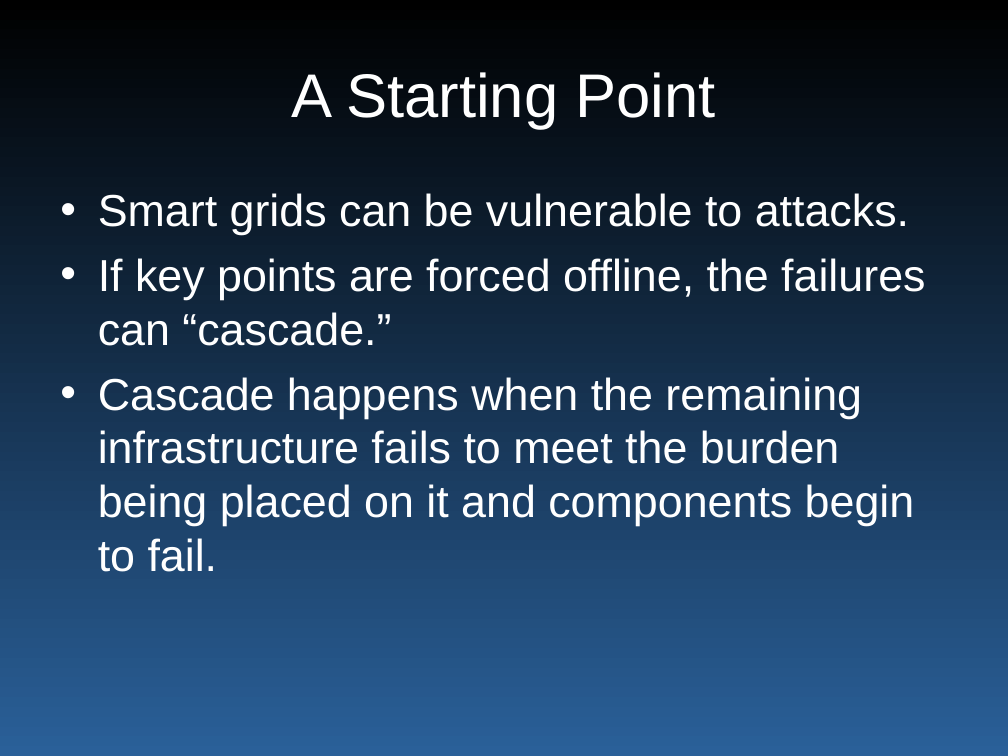
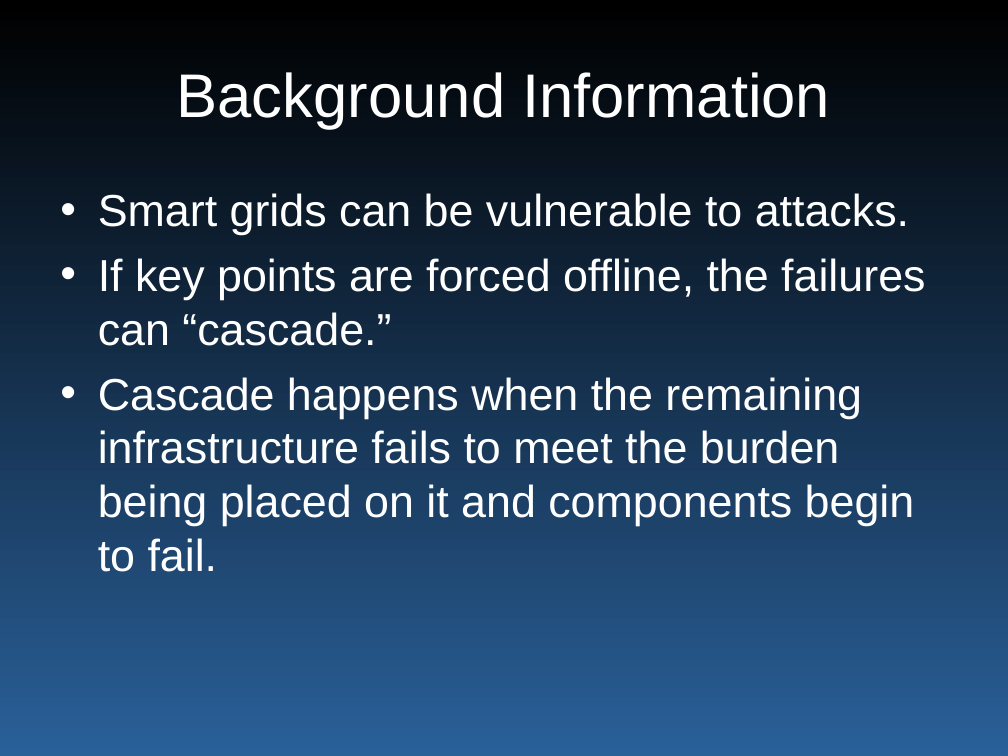
Before and after one commit to wyatt8740/CS460_Capstone, a slide deck: slide 9 of smartgrid_465.pptx. Drawn at 1008x756 pixels with LibreOffice and Linux fonts; fonts in the diff are those of the drawing. Boxes give left, top, right and bottom in pixels: in the first picture for what was removed or moved away, otherwise in the second. Text is boxed around its words. In the diff, an @@ line names an element or a change of style, - is before the commit and + after.

```diff
--- a/smartgrid_465.pptx
+++ b/smartgrid_465.pptx
@@ title at box(177, 72, 830, 129): text changed @@
-A Starting Point
+Background Information
```
Also in this commit, not shown: 1 other slide changed, 3 slides added, 2 slides removed.
